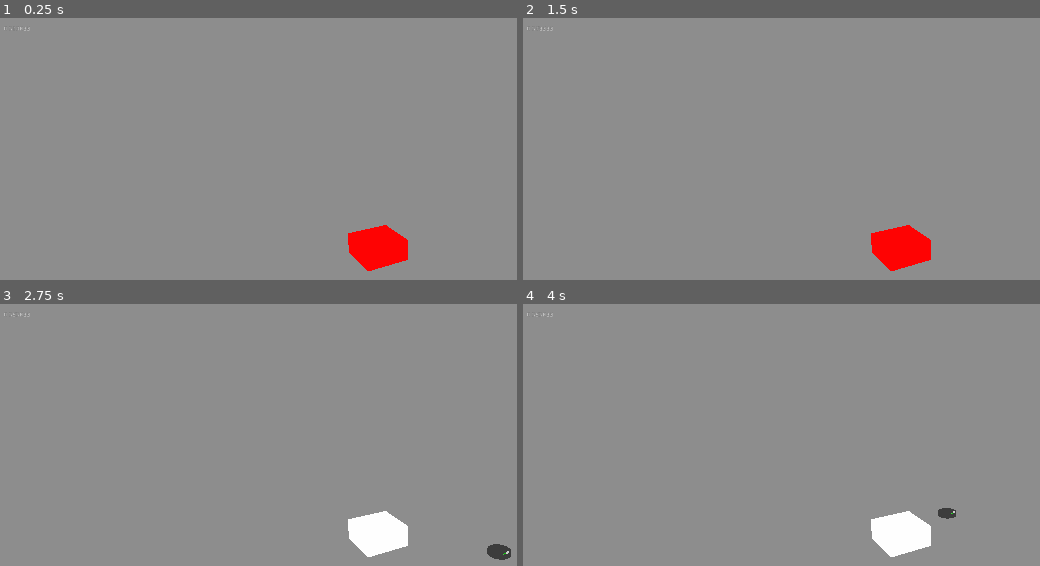
Above: before the commit, frames 1-4 (two rows, left to right).
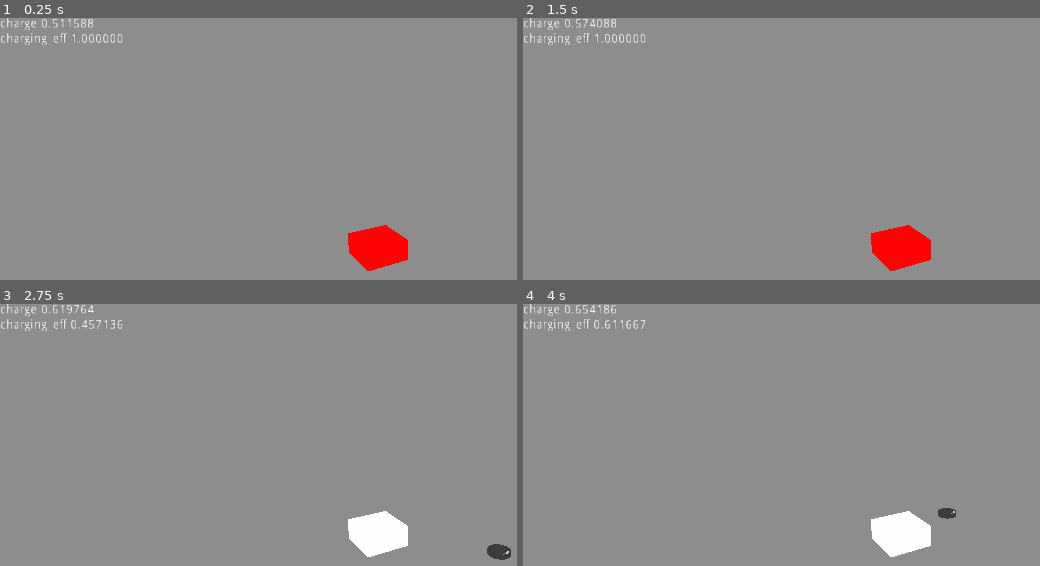
Above: after the commit, the same moments.

Repository: outfrost/slavic-game-jam-2020
Game: Godot game, scene res://Game.tscn
Same seed, same stepped clock (60 frames per second), same inputs: the game is played once before the commit and once after it.
Inputs:
- Up to frame 1 (0.25 s): no input
- Up to frame 2 (1.5 s): hold D (turn_right) 0.53-1.28 s; hold S (move_backwards) from 1.28 s (still down)
- Up to frame 3 (2.75 s): release S (move_backwards) at 2.03 s; hold D (turn_right) from 2.03 s (still down)
- Up to frame 4 (4 s): release D (turn_right) at 2.78 s; hold W (move_forwards) 2.78-3.53 s; hold A (turn_left) from 3.53 s (still down)

The runs differ from the first frame. In frame 1, 0.5% of the frame differs, in the area x 0-24%, y 0-11%; in frame 2, 0.5%; in frame 3, 0.5%; in frame 4, 0.5%.

Commit message:
Refactor DebugLabel; introduce distance charging

Diff:
--- a/Game.tscn
+++ b/Game.tscn
@@ -1,7 +1,8 @@
-[gd_scene load_steps=4 format=2]
+[gd_scene load_steps=5 format=2]
 
 [ext_resource path="res://Levels/SampleLevel.tscn" type="PackedScene" id=1]
 [ext_resource path="res://Game.gd" type="Script" id=2]
+[ext_resource path="res://util/DebugLabel.tscn" type="PackedScene" id=3]
 
 [sub_resource type="Environment" id=1]
 ambient_light_color = Color( 1, 1, 1, 1 )
@@ -34,16 +35,4 @@
 
 [node name="CanvasLayer" type="CanvasLayer" parent="."]
 
-[node name="DebugLabel" type="Label" parent="CanvasLayer"]
-anchor_left = 0.01
-anchor_top = 0.042
-anchor_right = 0.01
-anchor_bottom = 0.042
-margin_left = -10.24
-margin_top = -25.2
-margin_right = 62.76
-margin_bottom = -1.2
-text = "sfsfsdfsdf"
-__meta__ = {
-"_edit_use_anchors_": false
-}
+[node name="DebugLabel" parent="CanvasLayer" instance=ExtResource( 3 )]
--- a/functional/ChargingStation.gd
+++ b/functional/ChargingStation.gd
@@ -1,8 +1,10 @@
 extends Area
 
+const util = preload("res://util/util.gd")
 const Robot = preload("res://functional/Robot.gd")
 
 export var max_charging_speed: float = 0.05
+export var charging_falloff_distance: float = 10.0
 
 var material: SpatialMaterial; # debug shit
 
@@ -12,17 +14,25 @@
 # Called when the node enters the scene tree for the first time.
 func _ready():
 	material = (get_node("MeshInstance").mesh as CubeMesh).material
-	if material == null:
+	if !material:
 		material = SpatialMaterial.new()
 		(get_node("MeshInstance").mesh as CubeMesh).material = material
 	robot = get_tree().root.find_node("Robot", true, false)
+	if !robot:
+		printerr("Charging station lost connection to robot :(")
 	connect("body_entered", self, "on_body_entered_dock")
 	connect("body_exited", self, "on_body_exited_dock")
 
 # Called every frame. 'delta' is the elapsed time since the previous frame.
 func _process(delta):
+	var charging_eff = 0.0
 	if docked:
-		robot.add_charge(max_charging_speed * delta)
+		charging_eff = 1.0
+	else:
+		var distance = global_transform.origin.distance_to(robot.global_transform.origin)
+		charging_eff = clamp(inverse_lerp(charging_falloff_distance, 0.0, distance), 0.0, 1.0)
+	util.display(self, "charging_eff %f" % charging_eff)
+	robot.add_charge(max_charging_speed * charging_eff * delta)
 
 func on_body_entered_dock(body):
 	if body == robot:
--- a/functional/Robot.gd
+++ b/functional/Robot.gd
@@ -1,16 +1,16 @@
 extends RigidBody
+
+const util = preload("res://util/util.gd")
 
 export var velocity_max_angular = 2
 export var velocity_max_linear = 30
 export var velocity_linear_acceleration = 20
 var player_model: Spatial
-var debug_label: Label
 
 var charge: float = 0.5
 
 # Called when the node enters the scene tree for the first time.
 func _ready():
-	debug_label = get_tree().root.find_node("DebugLabel", true, false)
 	player_model = self.get_node('PlayerModel') as Spatial
 
 func _physics_process(delta):
@@ -34,8 +34,7 @@
 
 # Called every frame. 'delta' is the elapsed time since the previous frame.
 func _process(delta):
-	if debug_label:
-		debug_label.text = String(charge)
+	util.display(self, "charge %f" % charge)
 
 func add_charge(amount: float):
 	charge += amount
--- /dev/null
+++ b/util/DebugLabel.gd
@@ -0,0 +1,13 @@
+extends Label
+
+var buffer: String = ""
+
+func _ready():
+	text = ""
+
+func _process(_delta):
+	text = buffer
+	buffer = ""
+
+func display(s: String):
+	buffer += s + "\n"
--- /dev/null
+++ b/util/DebugLabel.tscn
@@ -0,0 +1,15 @@
+[gd_scene load_steps=2 format=2]
+
+[ext_resource path="res://util/DebugLabel.gd" type="Script" id=1]
+
+[node name="DebugLabel" type="Label"]
+anchor_right = 1.0
+anchor_bottom = 1.0
+margin_right = -1320.0
+margin_bottom = -784.0
+rect_scale = Vector2( 2, 2 )
+text = "DebugLabel"
+script = ExtResource( 1 )
+__meta__ = {
+"_edit_use_anchors_": false
+}
--- /dev/null
+++ b/util/util.gd
@@ -0,0 +1,6 @@
+const DebugLabel = preload("res://util/DebugLabel.gd")
+
+static func display(ref, s):
+	var label = ref.get_tree().root.find_node("DebugLabel", true, false) as DebugLabel
+	if label:
+		label.display(s)
